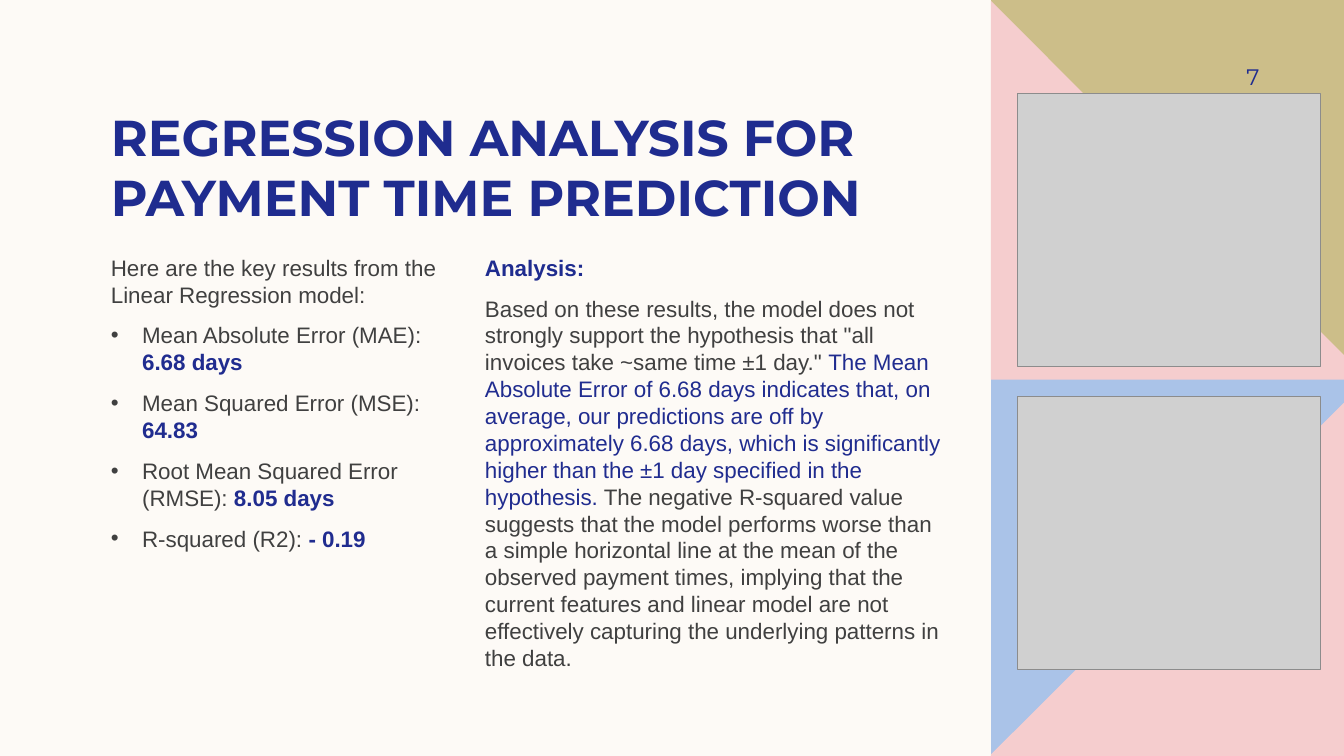
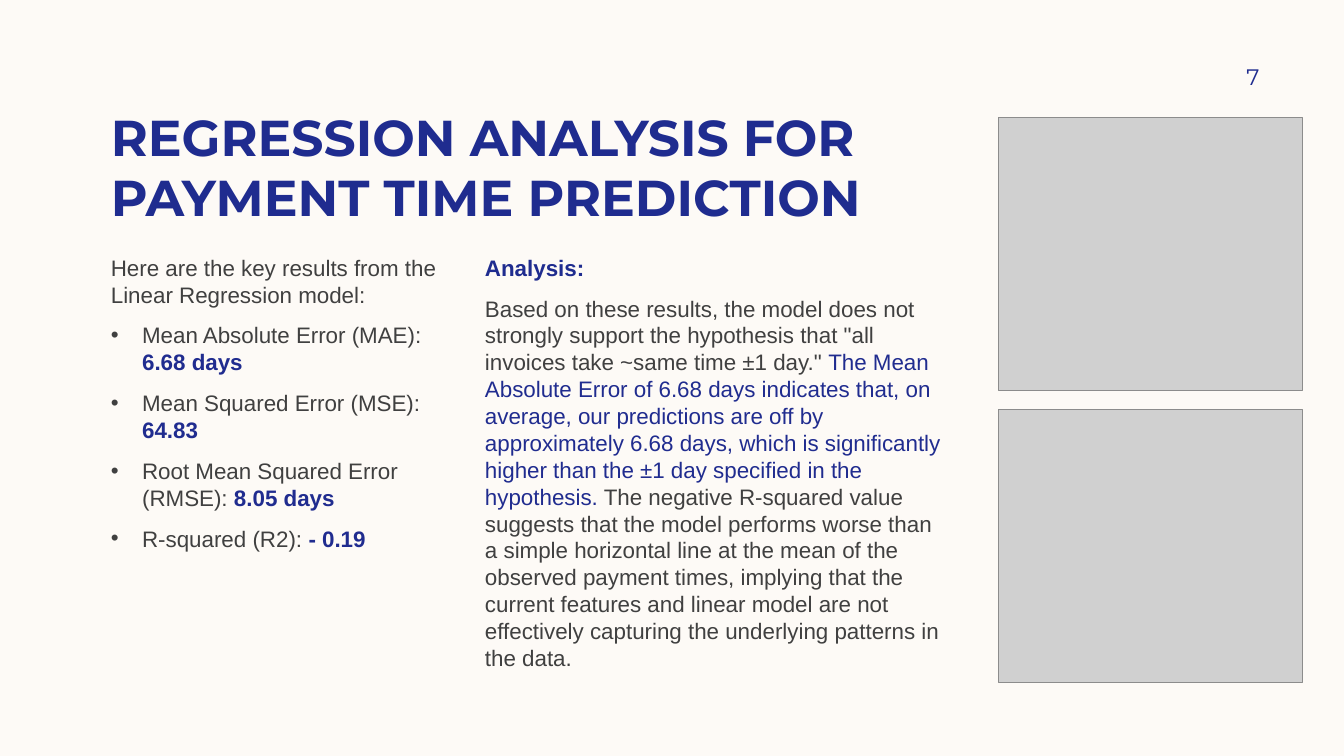
Before and after one commit to bsharma06/bupa_case_study, a slide deck: slide 7 of docs/presentation_v1.0.pptx. Drawn at 1344x756 pixels with LibreOffice and Linux fonts; fonts in the diff are those of the drawing; grey boxes stand for pictures. Boxes give left, top, right and bottom in pixels: in the first picture for what was removed or moved away, otherwise in the second. Text is boxed around its words. In the diff, an @@ line names an element or a change of style, - is before the commit and + after.

```diff
--- a/docs/presentation_v1.0.pptx
+++ b/docs/presentation_v1.0.pptx
@@ freeform shape removed at [991, 0, 1344, 379] @@
@@ freeform shape removed at [991, 1, 1344, 380] @@
@@ picture: place and size @@
-picture at [1017, 94, 1321, 367]
+picture at [999, 118, 1303, 391]
@@ freeform shape removed at [991, 378, 1344, 756] @@
@@ freeform shape removed at [991, 403, 1344, 756] @@
@@ picture: place and size @@
-picture at [1017, 396, 1321, 669]
+picture at [999, 409, 1303, 683]
```
Also in this commit, not shown: 2 other slides changed, 2 slides added, 4 other files.
